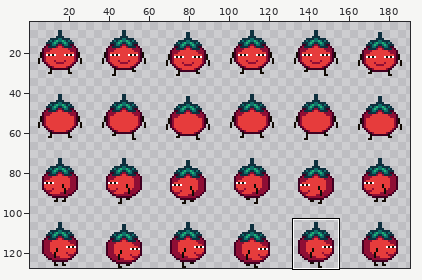
Sprite sheet -- assets/player/tomatodoki_walk.png. Above, an overview of the earlier version with the close-up marked.
Close-up. The starting point:
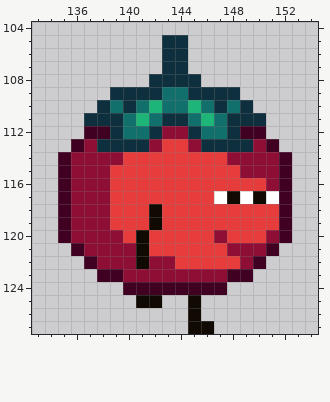
The file is 192x128 pixels. Shown: x 133..154, y 104..127. The wide view leaves out empty margins. The commit also changed other parts of the picture, which this record leaves out.
The same view after the edit:
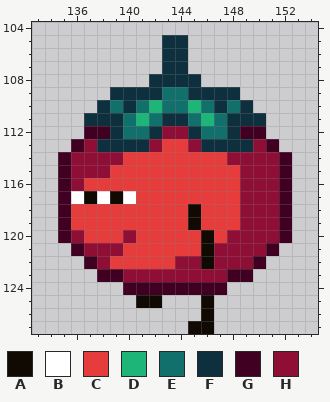
Palette (. is transparent): A #110a03  B #ffffff  C #e63c3c  D #1eb678  E #11706b  F #0e303e  G #400021  H #8f0e35
Difference:
y 116: x 137..138 HH -> CC; x 149..150 CC -> HH
y 117: x 136..140 HHHCC -> BABAB; x 147..151 BABAB -> CCHHH
y 118..119: x 136..138 HHH -> CCC; x 142 A -> C; x 145 C -> A; x 149..151 CCC -> HHH
y 120: x 137..141 HHHCA -> CCCHC; x 146..150 CHCCC -> ACHHH
y 121: x 140..141 HA -> CC; x 146..147 CC -> AH
y 122: x 139..148 HHAHHCCCCC -> CCCCCHHAHH
y 125..126: x 145..146 A. -> .A
Where, in picture pixels (left, top, right, bottom), the same in both close-ups:
changed: (71, 178, 279, 321)
